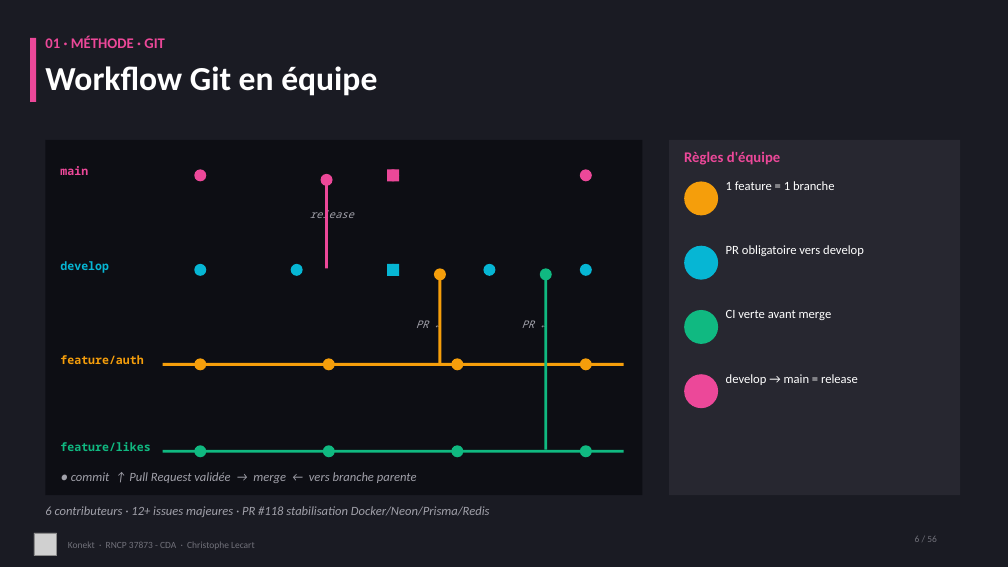
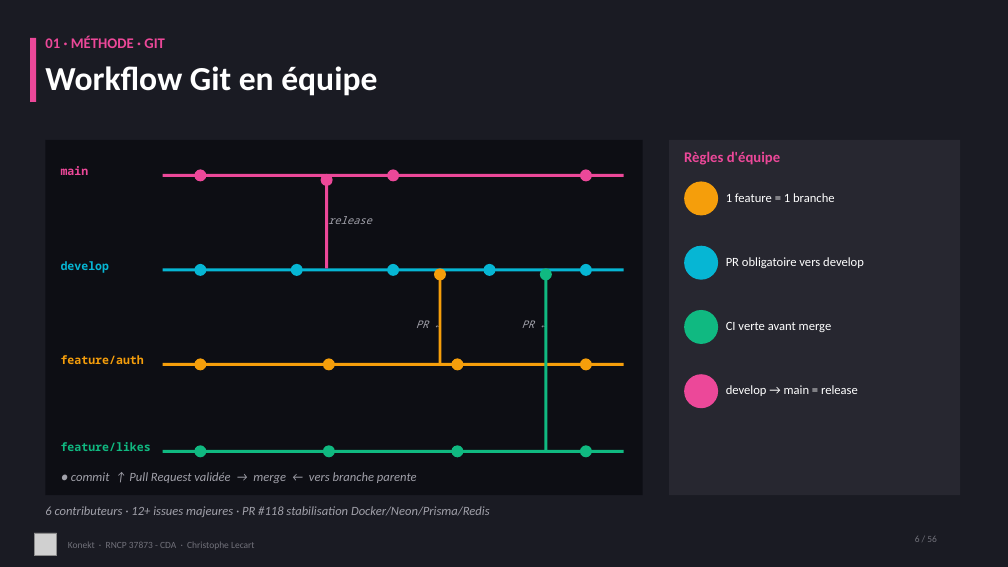
Before and after one commit to CLecart/social-network, a slide deck: slide 6 of dossier-certification/00-presentation/Konekt_RNCP_37873_Support_Visuel.pptx. Drawn at 1008x567 pixels with LibreOffice and Linux fonts; fonts in the diff are those of the drawing; grey boxes stand for pictures. Boxes give left, top, right and bottom in pixels: in the first picture for what was removed or moved away, otherwise in the second. Text is boxed around its words. In the diff, an @@ line names an element or a change of style, - is before the commit and + after.

```diff
--- a/dossier-certification/00-presentation/Konekt_RNCP_37873_Support_Visuel.pptx
+++ b/dossier-certification/00-presentation/Konekt_RNCP_37873_Support_Visuel.pptx
@@ rectangle: place and size @@
-rectangle at bbox=[387, 169, 399, 181]
+rectangle at bbox=[163, 174, 624, 177]
@@ text "1 feature = 1 branche": place and size @@
-text "1 feature = 1 branche" at bbox=[726, 181, 835, 190]
+text "1 feature = 1 branche" at bbox=[726, 193, 835, 202]
@@ text "release" rewrapped from bbox=[310, 208, 354, 222] to bbox=[328, 216, 372, 224] @@
@@ rectangle: place and size @@
-rectangle at bbox=[387, 264, 399, 276]
+rectangle at bbox=[163, 268, 624, 271]
@@ text "PR obligatoire vers develop": place and size @@
-text "PR obligatoire vers develop" at bbox=[726, 245, 864, 256]
+text "PR obligatoire vers develop" at bbox=[726, 257, 864, 268]
@@ text "CI verte avant merge": place and size @@
-text "CI verte avant merge" at bbox=[726, 310, 832, 320]
+text "CI verte avant merge" at bbox=[726, 322, 832, 332]
@@ text "develop → main = release": place and size @@
-text "develop → main = release" at bbox=[726, 374, 858, 385]
+text "develop → main = release" at bbox=[726, 385, 858, 396]
```
Also in this commit, not shown: 6 other slides changed.
